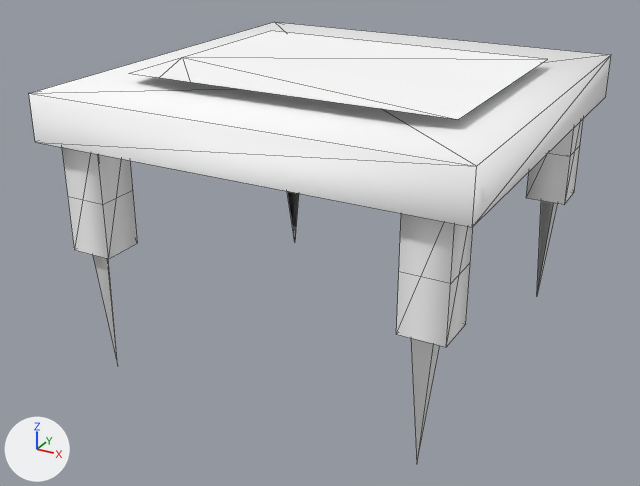
The glTF model public/3d/item/model__item__shop.ofs_3323_0/3323IMIG10_02.gltf as it was, and as the next commit left it.
Before and after are seen from a camera (50 mm lens) standing at (1.84, -3.59, 1.64) and looking at (-0.07, -0.12, -0.1). The axes (+X, +Y, +Z) are drawn at lower left. The lights are the same throughout. The picture after the commit comes second. Mesh edges are drawn as thin lines.

In view in the first picture: '3323IMIG10_02'.
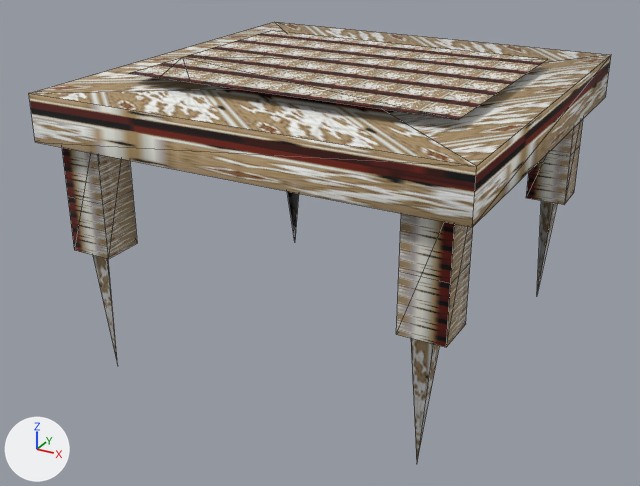
The change, as a list of edits to the scene's bpy script:
```text
Add img_imig10_02_0:
    img_imig10_02_0 = load_image('imig10_02_0', '_unpacked/imig10_02_0', 64, 64, 'sRGB')
Change mat_imig10_02_0:
    remove mat_imig10_02_0.base_color = (1.0, 1.0, 1.0)  # white #ffffff
    add mat_imig10_02_0.texture = img_imig10_02_0
```

Where the change shows, as pixel boxes (x1, y1, x2, y2) in the pictures (640 x 486 px):
'3323IMIG10_02', surface changed (darker): (29, 22, 611, 460) in both
